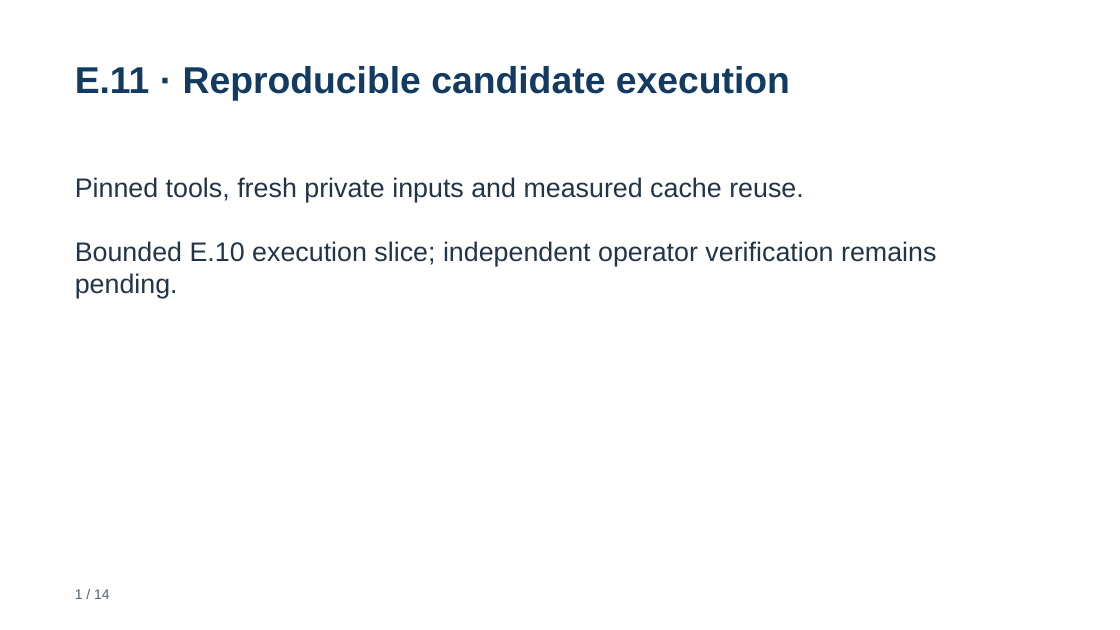
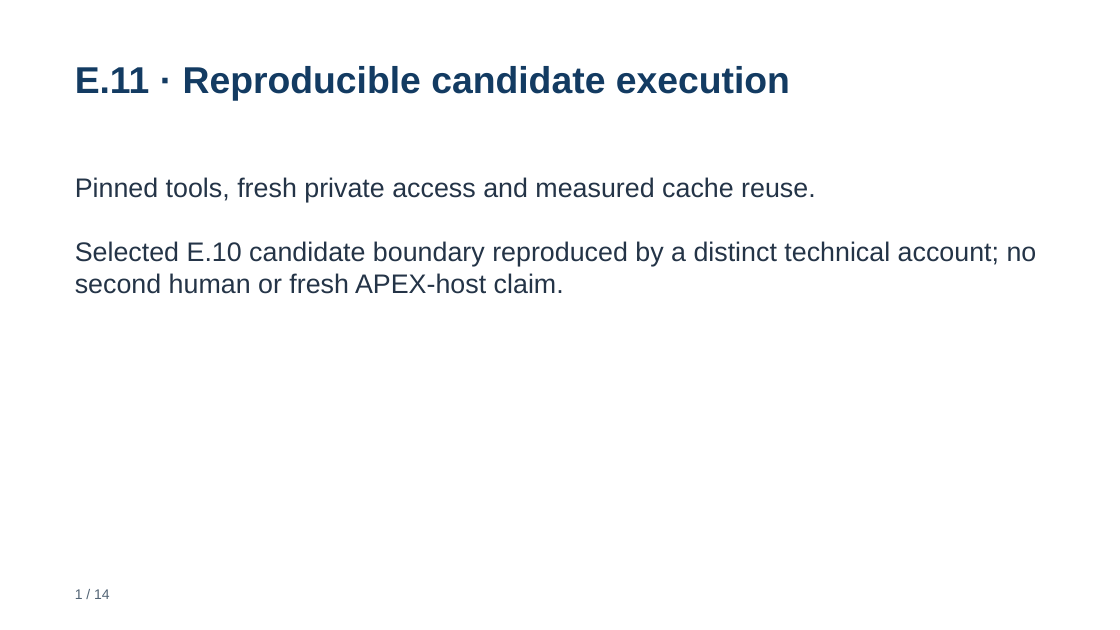
Before and after one commit to rstyczynski/APEX_CICD, a slide deck: slide 1 of progress/E.11/sprint_E.11_increment_demo.pptx. Drawn at 1120x630 pixels with LibreOffice and Linux fonts; fonts in the diff are those of the drawing. Boxes give left, top, right and bottom in pixels: in the first picture for what was removed or moved away, otherwise in the second. Text is boxed around its words. In the diff, an @@ line names an element or a change of style, - is before the commit and + after.

Commit message:
feat: (E.11) reproduce delivery with fresh authenticated technical operator

```diff
--- a/progress/E.11/sprint_E.11_increment_demo.pptx
+++ b/progress/E.11/sprint_E.11_increment_demo.pptx
@@ text at (75,177,1037,294): text changed @@
-Pinned tools, fresh private inputs and measured cache reuse.
-Bounded E.10 execution slice; independent operator verification remains pending.
+Pinned tools, fresh private access and measured cache reuse.
+Selected E.10 candidate boundary reproduced by a distinct technical account; no second human or fresh APEX-host claim.
```
Also in this commit, not shown: 3 other slides changed, 1 slide added, 1 slide removed, 44 other files.
